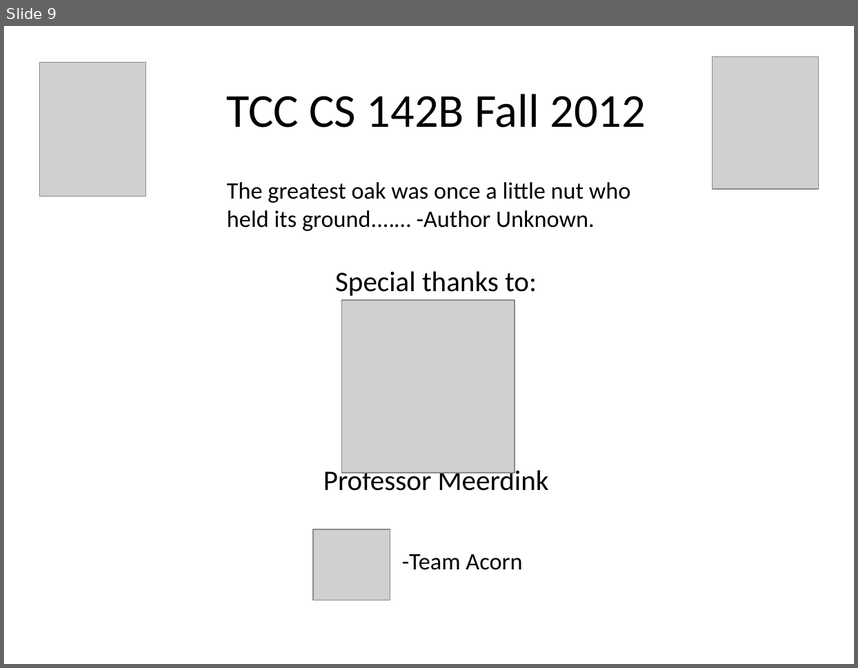
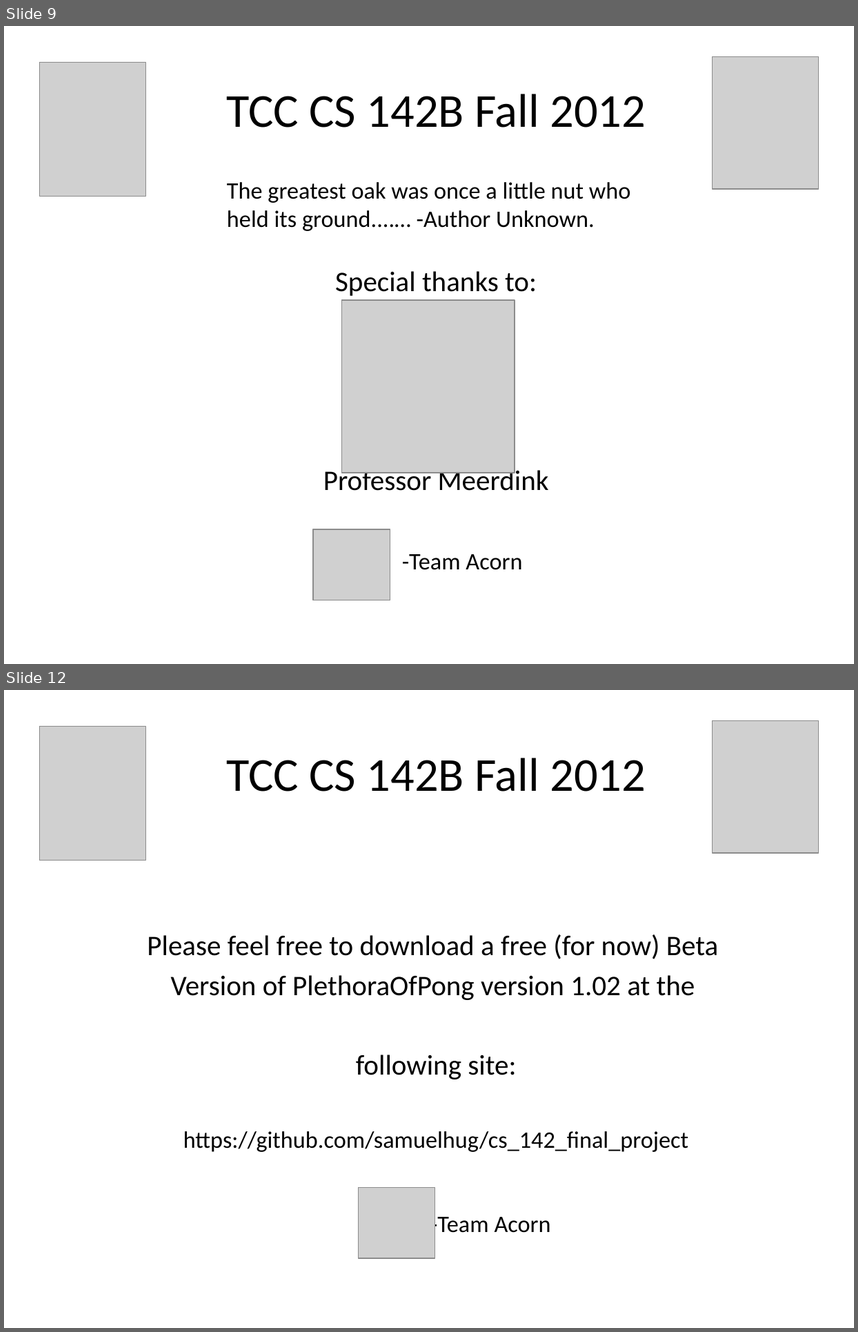
Before and after one commit to samhug/cs_142_final_project, a slide deck: JAVA Group Project Presentation.pptx. Shown one above the other, each under a label of ours: slide 9 before the commit, slides 9 and 12 after it; the slides between them are not shown. The pictures are 858x668 and 858x1332 pixels, drawn with LibreOffice and Linux fonts; fonts in the diff are those of the drawing; grey boxes stand for pictures. Boxes give left, top, right and bottom in pixels: in the first picture for what was removed or moved away, otherwise in the second. Text is boxed around its words. In the diff, an @@ line names an element or a change of style, - is before the commit and + after.

```diff
--- a/JAVA Group Project Presentation.pptx
+++ b/JAVA Group Project Presentation.pptx
@@ slide 12 added at (x1=4, y1=690, x2=854, y2=1328), background #FFFFFF @@
@@ picture added at (x1=40, y1=727, x2=146, y2=860) @@
@@ picture added at (x1=712, y1=720, x2=818, y2=852) @@
@@ title added at (x1=226, y1=758, x2=646, y2=791), 40 pt, text #000000 @@
+TCC CS 142B Fall 2012
@@ subtitle added at (x1=147, y1=934, x2=718, y2=1152), 24 pt, text #000000 @@
+Please feel free to download a free (for now) Beta
+Version of PlethoraOfPong version 1.02 at the
+following site:
+https://github.com/samuelhug/cs_142_final_project
@@ picture added at (x1=359, y1=1187, x2=435, y2=1258) @@
@@ text added at (x1=430, y1=1212, x2=551, y2=1238), 20 pt, text #000000 @@
+-Team Acorn
```
Also in this commit, not shown: 5 slides changed, 1 other file.
